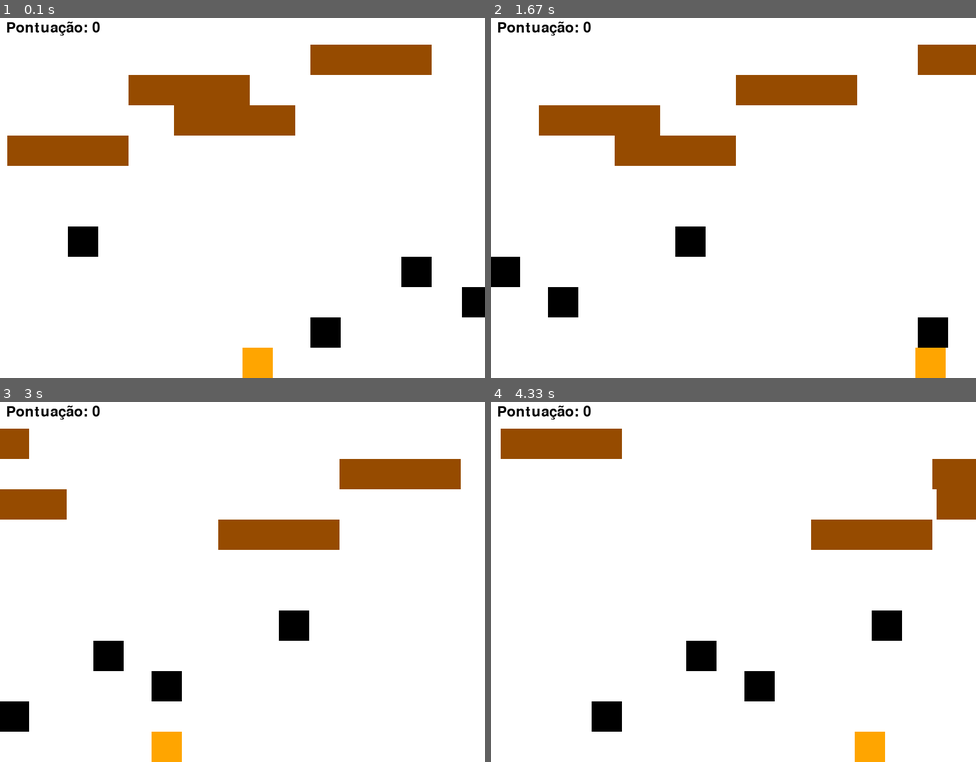
Above: before the commit, frames 1-4 (two rows, left to right).
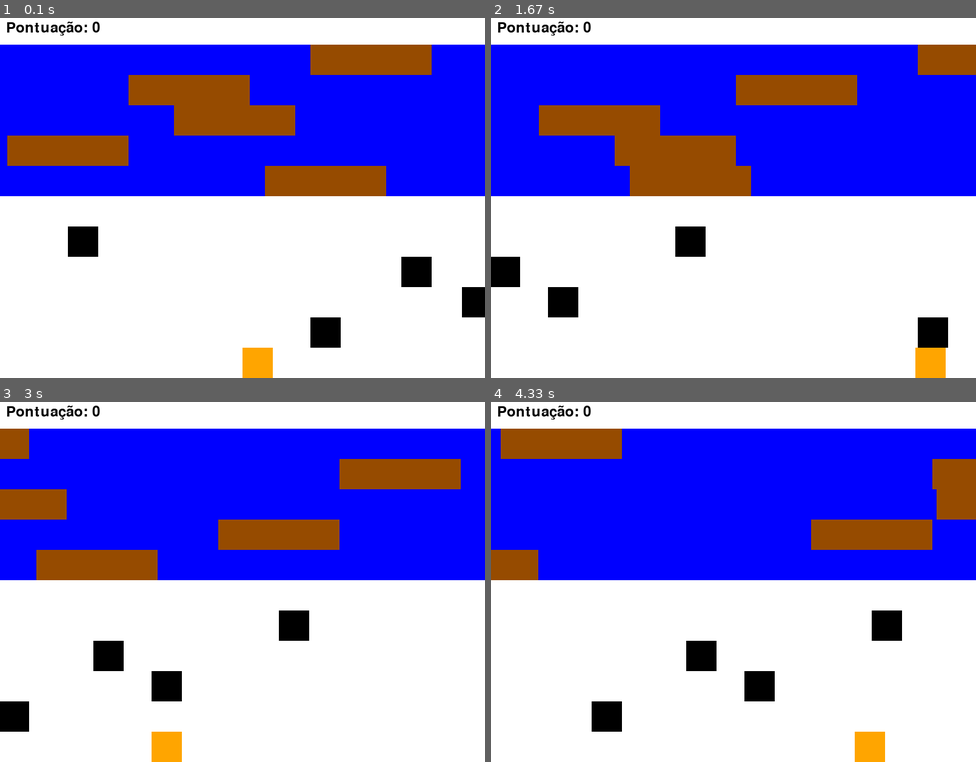
Above: after the commit, the same moments.

Repository: ccbueno3/projetofinal
Game: pygame game, started from pygame.v2.py
The game is run twice, just before and just after one commit, with the same random seed, the same clock (stepped at 60 frames per second) and the same inputs.
Inputs:
- Up to frame 1 (0.1 s): no input
- Up to frame 2 (1.67 s): hold Right 0.33-0.8 s; hold Right 1.17-1.63 s
- Up to frame 3 (3 s): hold Left 1.67-2.2 s; hold Down 2.23-2.53 s; hold Left 2.57-2.97 s
- Up to frame 4 (4.33 s): hold Right 3.4-4.03 s; hold Down from 4.07 s (still down)

The runs differ from the first frame. In frame 1, 34% of the frame differs, in the area x 0-100%, y 7-50%; in frame 2, 35%; in frame 3, 36%; in frame 4, 36%.

Commit message:
agua matando

Diff:
--- a/pygame.v2.py
+++ b/pygame.v2.py
@@ -1,5 +1,5 @@
+import pygame
 import random
-import pygame
 
 # Cores
 BRANCO = (255, 255, 255)
@@ -68,7 +68,6 @@
         if self.rect.right < 0:
             self.rect.left = largura
 
-
 # Inicialização do Pygame
 pygame.init()
 tela = pygame.display.set_mode((largura, altura))
@@ -93,7 +92,7 @@
 
 # Criação dos troncos
 troncos = pygame.sprite.Group()
-for i in range(num_blocos_y // 2 - 2):
+for i in range(num_blocos_y // 2 - 1):
     x = random.randint(0, num_blocos_x - 4)  # Reduzindo 4 para acomodar o tamanho dos troncos
     y = i + 1
     velocidade = random.choice([-1, 1]) * largura_bloco // 4
@@ -145,8 +144,16 @@
             jogador.rect.x = largura // 2
             jogador.rect.y = altura - altura_bloco
 
+    # Verifica se o jogador encostou na região azul
+    if jogador.rect.colliderect(pygame.Rect(0, altura_bloco, largura, (num_blocos_y // 2 - 1) * altura_bloco)):
+        rodando = False
+
     # Renderização do jogo
     tela.fill(BRANCO)
+
+    # Preenchendo a área dos troncos com azul
+    pygame.draw.rect(tela, (0, 0, 255), pygame.Rect(0, altura_bloco, largura, (num_blocos_y // 2 - 1) * altura_bloco))
+
     sprites.draw(tela)
 
     # Exibe a pontuação na tela
